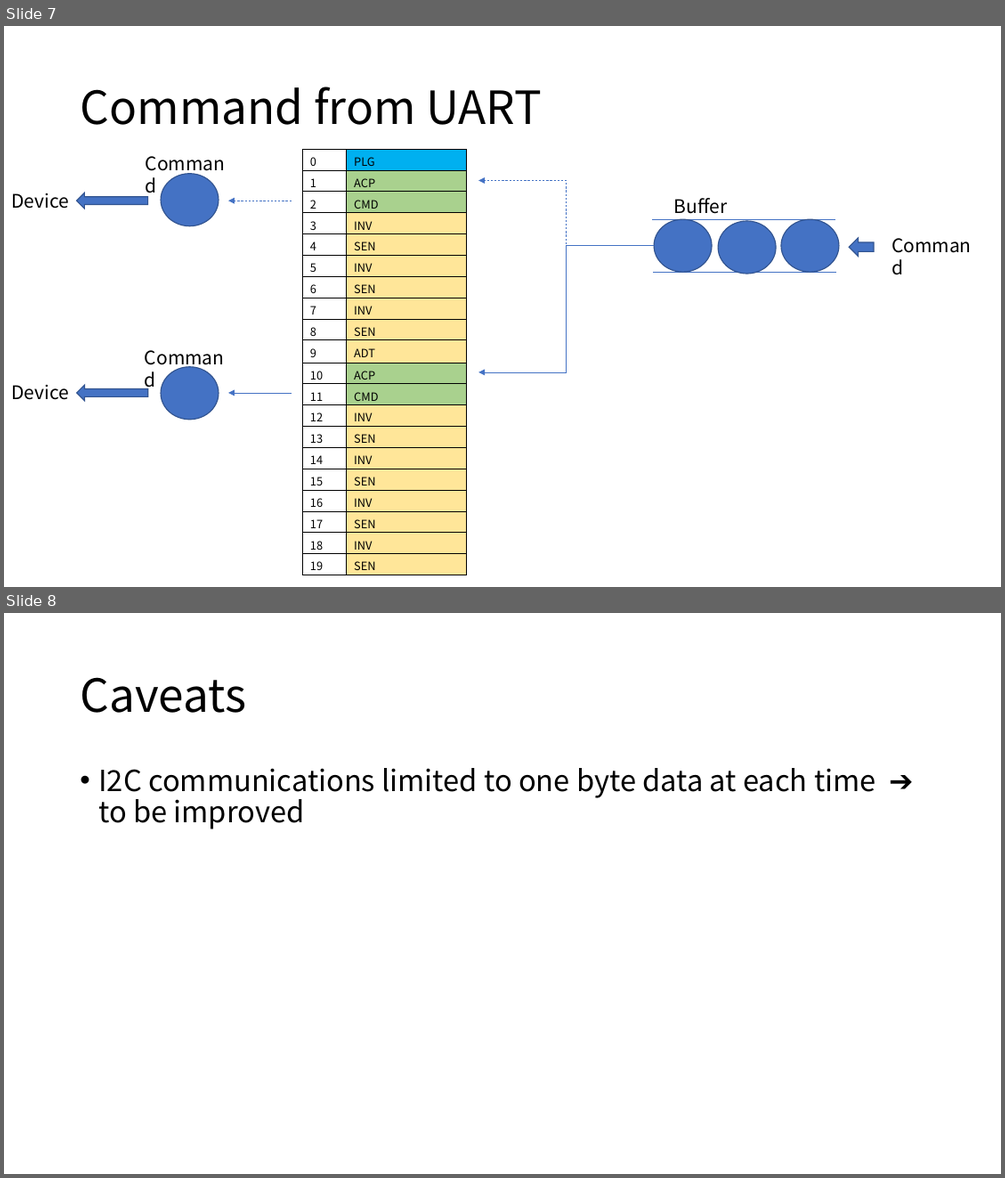
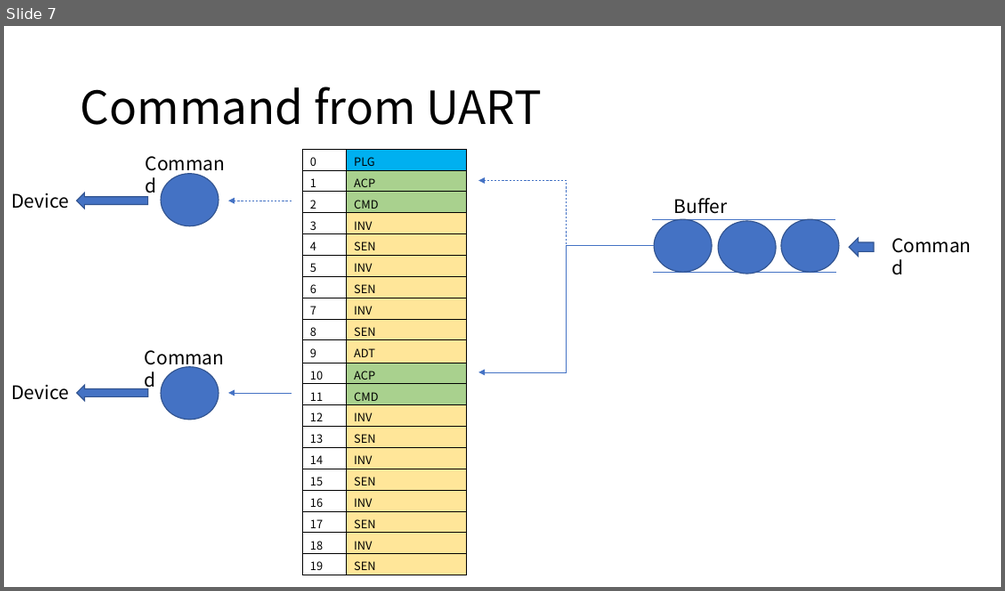
Before and after one commit to araobp/sensor-network, a slide deck: doc/I2C_BACKPLANE_SPEC.pptx. Shown one above the other, each under a label of ours: slides 7 and 8 before the commit, slide 7 after it. The pictures are 1005x1178 and 1005x591 pixels, drawn with LibreOffice and Linux fonts; fonts in the diff are those of the drawing. Boxes give left, top, right and bottom in pixels: in the first picture for what was removed or moved away, otherwise in the second. Text is boxed around its words. In the diff, an @@ line names an element or a change of style, - is before the commit and + after.

```diff
--- a/doc/I2C_BACKPLANE_SPEC.pptx
+++ b/doc/I2C_BACKPLANE_SPEC.pptx
@@ slide 8 removed at box(4, 613, 1001, 1174), background #FFFFFF @@
@@ title removed at box(80, 677, 246, 713) @@
-Caveats
@@ text removed at box(98, 768, 876, 829) @@
-• I2C communications limited to one byte data at each time ➔ to be improved
```
Also in this commit, not shown: 4 slides changed, 16 other files.
